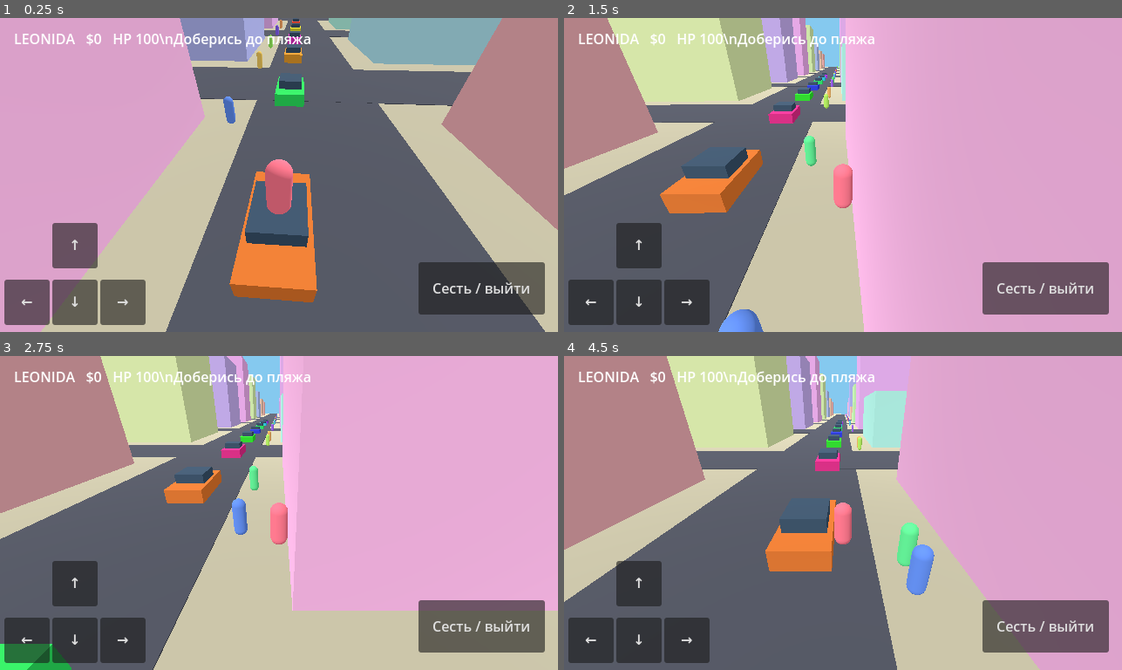
Above: before the commit, frames 1-4 (two rows, left to right).
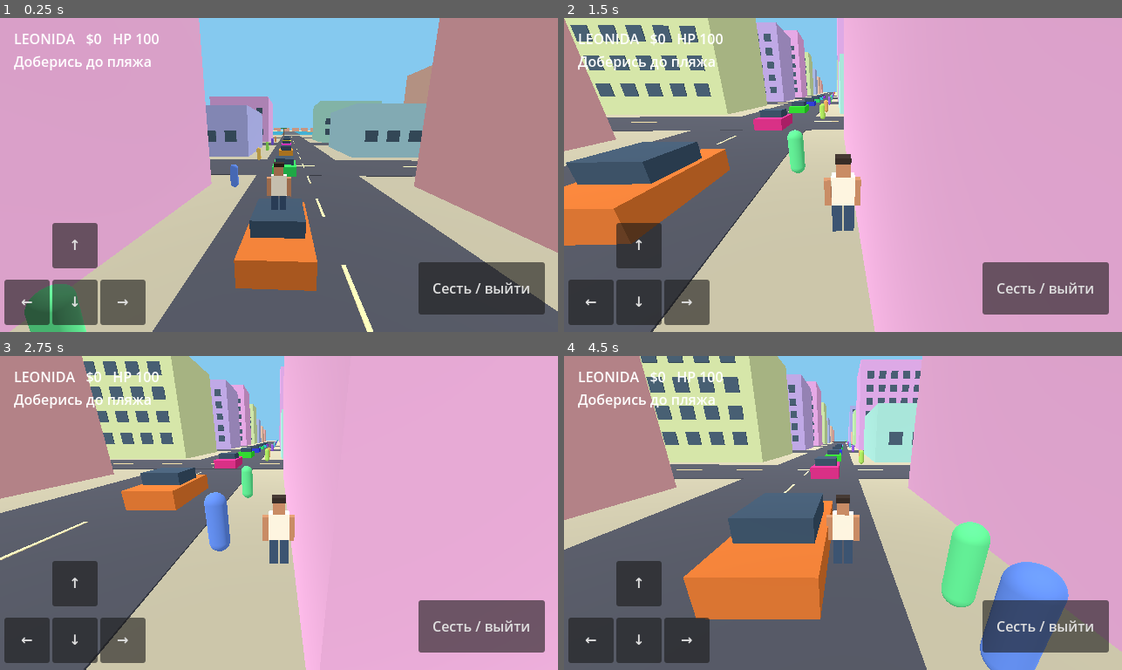
Above: after the commit, the same moments.

Repository: danilkononov1234-lab/GTA6-Pixel-Mobile
Game: Godot game, scene res://main.tscn
The game is run twice, just before and just after one commit, with the same random seed, the same clock (stepped at 60 frames per second) and the same inputs.
Inputs:
- Up to frame 1 (0.25 s): no input
- Up to frame 2 (1.5 s): hold Right (ui_right) 0.53-1.28 s; hold Down (ui_down) from 1.28 s (still down)
- Up to frame 3 (2.75 s): release Down (ui_down) at 2.03 s; hold Right (ui_right) from 2.03 s (still down)
- Up to frame 4 (4.5 s): release Right (ui_right) at 2.78 s; hold Up (ui_up) 2.78-3.53 s; hold Left (ui_left) from 3.53 s (still down)

The runs differ from the first frame. In frame 1, 37% of the frame differs, in the area x 1-100%, y 0-100%; in frame 2, 25%; in frame 3, 22%; in frame 4, 31%.

Commit message:
Replace capsule avatar and add building facade details and road markings

Diff:
--- a/main.gd
+++ b/main.gd
@@ -52,6 +52,14 @@
 		for z in range(-5,5):
 			var h := rng.randf_range(5,25)
 			block(Vector3(x*32+16,h/2,z*32+16),Vector3(17,h,17),Color.from_hsv(rng.randf(),0.27,0.85))
+			for floor_index in range(1,int(h/3)):
+				for column in range(-2,3):
+					block(Vector3(x*32+16+column*3,floor_index*3,z*32+24.55),Vector3(1.7,1.6,0.12),Color("#40576a"),false)
+					block(Vector3(x*32+16+column*3,floor_index*3,z*32+7.45),Vector3(1.7,1.6,0.12),Color("#40576a"),false)
+	for road in range(-5,6):
+		for stripe in range(-30,31):
+			block(Vector3(road*32,0.065,stripe*6),Vector3(0.13,0.02,2.5),Color("#e7d6a0"),false)
+			block(Vector3(stripe*6,0.07,road*32),Vector3(2.5,0.02,0.13),Color("#e7d6a0"),false)
 	# Coastal district and island causeway
 	block(Vector3(0,-0.35,205),Vector3(400,0.5,10),Color("#e8cf91"))
 	block(Vector3(0,-0.8,280),Vector3(600,0.3,150),Color("#268fae"),false)
@@ -83,7 +91,21 @@
 	var mat := StandardMaterial3D.new()
 	mat.albedo_color = Color("#e86c80")
 	avatar.material_override = mat
+	avatar.hide()
 	player.add_child(avatar)
+	var human := Node3D.new()
+	human.name = "Human"
+	player.add_child(human)
+	for part in [[Vector3(0,0.18,0),Vector3(0.48,0.65,0.28),Color("#eee6d2")],[Vector3(0,0.66,0),Vector3(0.29,0.32,0.29),Color("#bc825c")],[Vector3(0,0.84,0),Vector3(0.31,0.12,0.31),Color("#30251f")],[Vector3(-0.32,0.12,0),Vector3(0.14,0.59,0.17),Color("#bc825c")],[Vector3(0.32,0.12,0),Vector3(0.14,0.59,0.17),Color("#bc825c")],[Vector3(-0.13,-0.48,0),Vector3(0.22,0.67,0.24),Color("#344b68")],[Vector3(0.13,-0.48,0),Vector3(0.22,0.67,0.24),Color("#344b68")]]:
+		var limb := MeshInstance3D.new()
+		var cube := BoxMesh.new()
+		cube.size = part[1]
+		limb.mesh = cube
+		limb.position = part[0]
+		var surface := StandardMaterial3D.new()
+		surface.albedo_color = part[2]
+		limb.material_override = surface
+		human.add_child(limb)
 	for i in range(12):
 		var car := CharacterBody3D.new()
 		add_child(car)
@@ -114,7 +136,7 @@
 	camera = Camera3D.new()
 	add_child(camera)
 	camera.current = true
-	camera.position = player.position + Vector3(0,4,7)
+	camera.position = player.position + Vector3(0,2.1,4.5)
 	camera.look_at(player.position)
 	for i in range(24):
 		var npc := Node3D.new()
@@ -181,7 +203,7 @@
 	if mission == 1 and player.position.z > 350:
 		mission = 2
 		cash += 500
-	hud.text = "LEONIDA   $%d   HP 100\\n%s" % [cash, ["Доберись до пляжа","Пересеки мост","Задания выполнены"][mission]]
+	hud.text = "LEONIDA   $%d   HP 100\n%s" % [cash, ["Доберись до пляжа","Пересеки мост","Задания выполнены"][mission]]
 	movement = Input.get_vector("ui_left","ui_right","ui_up","ui_down")
 	for b in buttons:
 		if b.button_pressed or (b.has_meta("held") and b.get_meta("held")):
@@ -200,5 +222,5 @@
 	if not player.is_on_floor():
 		player.velocity.y -= 20*delta
 	player.move_and_slide()
-	camera.position = camera.position.lerp(player.position+Vector3(0,4,7),minf(delta*8,1))
+	camera.position = camera.position.lerp(player.position+Vector3(0,2.1,4.5),minf(delta*8,1))
 	camera.look_at(player.position+Vector3(0,0.5,0))
